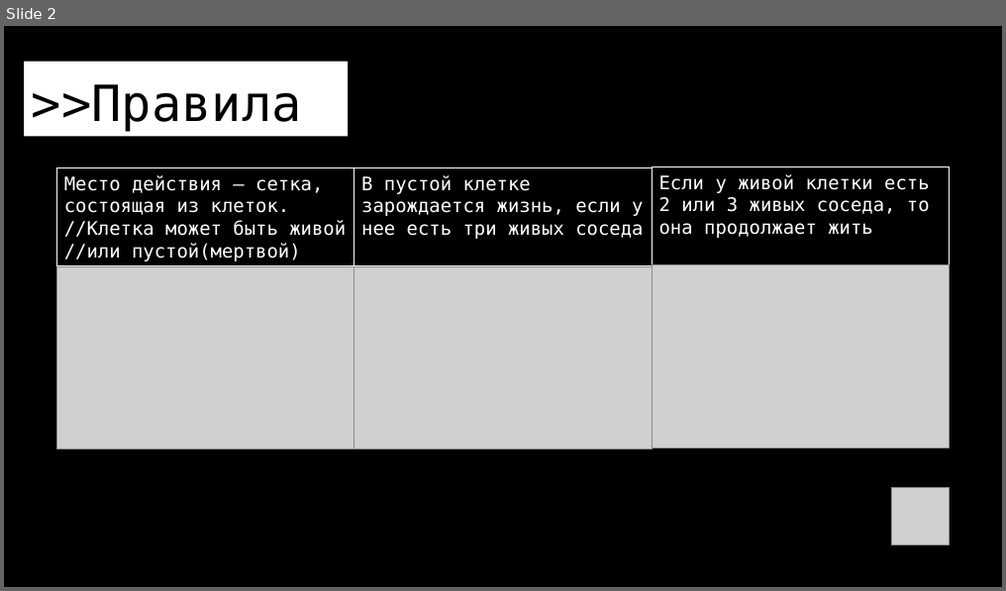
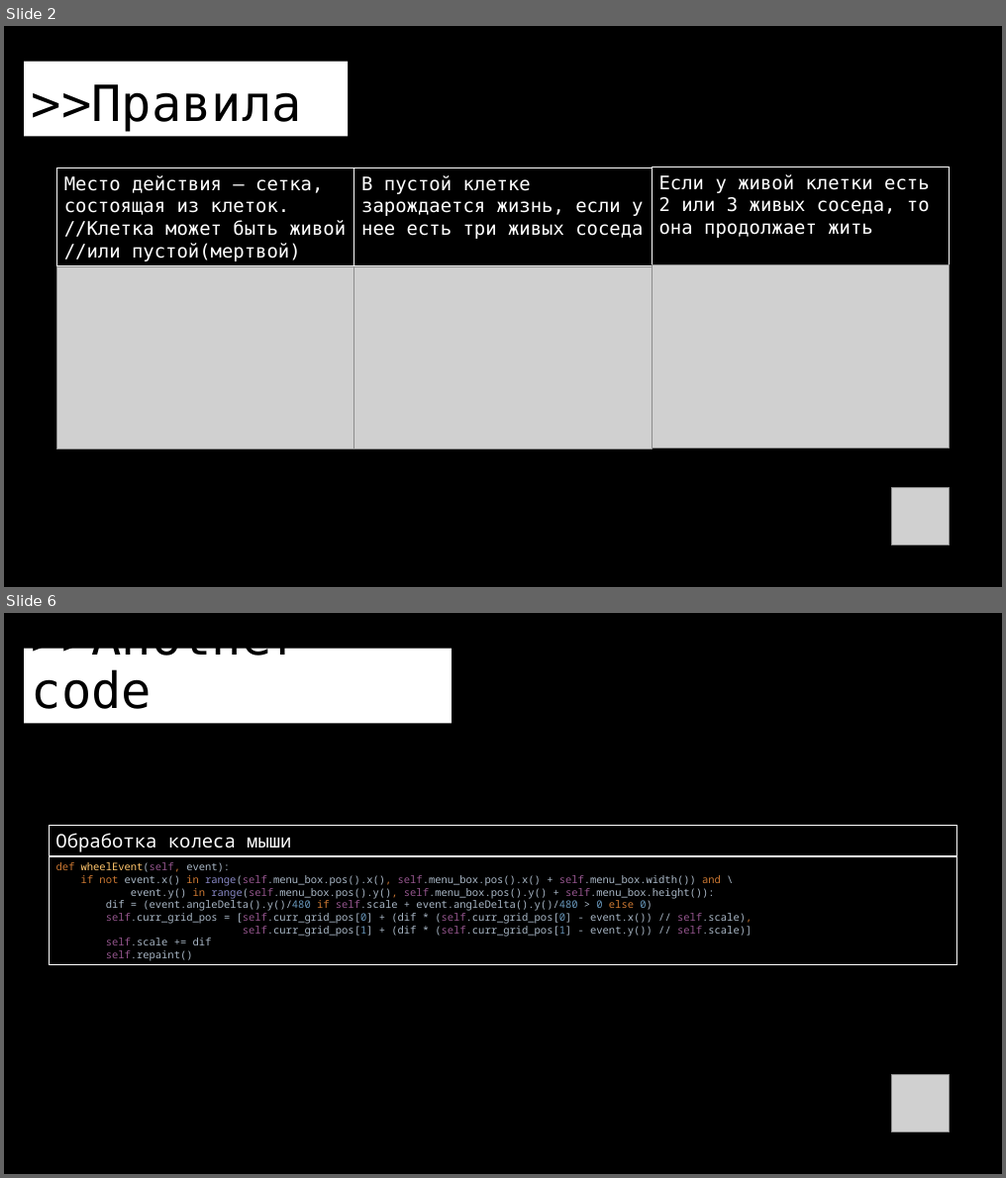
Before and after one commit to myatnyi/lifegame, a slide deck: Презентация.pptx. Shown one above the other, each under a label of ours: slide 2 before the commit, slides 2 and 6 after it; the slides between them are not shown. The pictures are 1006x591 and 1006x1178 pixels, drawn with LibreOffice and Linux fonts; fonts in the diff are those of the drawing; grey boxes stand for pictures. Boxes give left, top, right and bottom in pixels: in the first picture for what was removed or moved away, otherwise in the second. Text is boxed around its words. In the diff, an @@ line names an element or a change of style, - is before the commit and + after.

```diff
--- a/Презентация.pptx
+++ b/Презентация.pptx
@@ slide 6 added at box(4, 613, 1002, 1174), background #000000 @@
@@ title added at box(24, 649, 451, 724), fill #FFFFFF, 48 pt, text #000000 @@
+>>Another code
@@ rectangle added at box(49, 826, 957, 856), outline #FFFFFF 0.75 pt, 18 pt, text #FFFFFF @@
+Обработка колеса мыши
@@ rectangle added at box(49, 858, 957, 965), outline #FFFFFF 0.75 pt, 10 pt, text #A9B7C6 @@
+def wheelEvent(self, event):
+if not event.x() in range(self.menu_box.pos().x(), self.menu_box.pos().x() + self.menu_box.width()) and \
+event.y() in range(self.menu_box.pos().y(), self.menu_box.pos().y() + self.menu_box.height()):
+dif = (event.angleDelta().y()/480 if self.scale + event.angleDelta().y()/480 > 0 else 0)
+self.curr_grid_pos = [self.curr_grid_pos[0] + (dif * (self.curr_grid_pos[0] - event.x()) // self.scale),
+self.curr_grid_pos[1] + (dif * (self.curr_grid_pos[1] - event.y()) // self.scale)]
+self.scale += dif
+self.repaint()
@@ picture added at box(892, 1075, 949, 1133) @@
```
Also in this commit, not shown: 1 slide changed, 3 other slides added, 7 other files.
